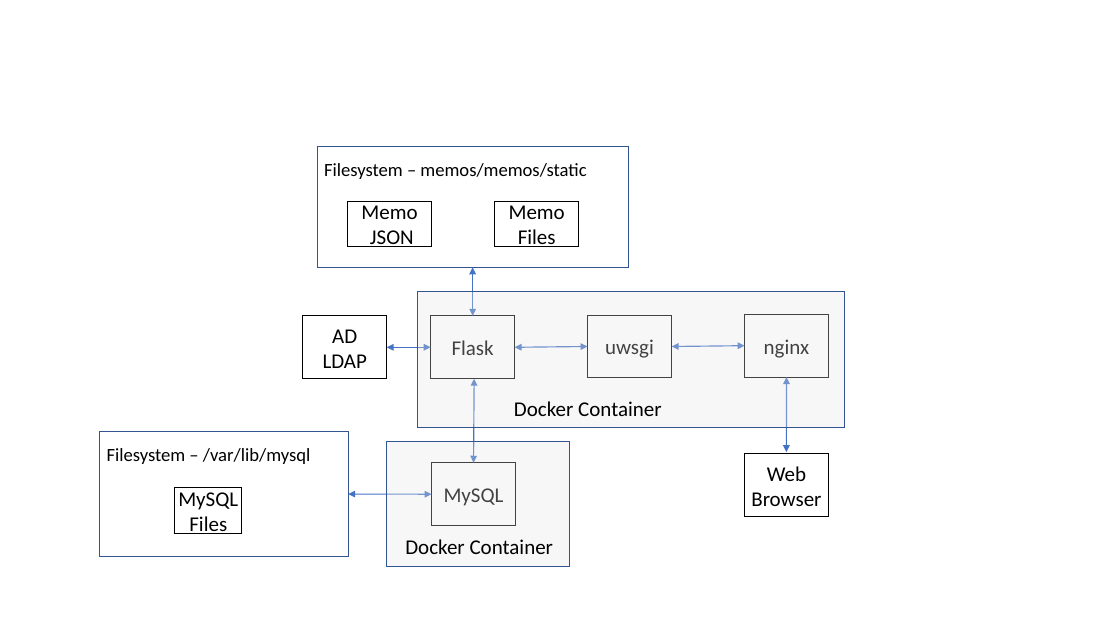
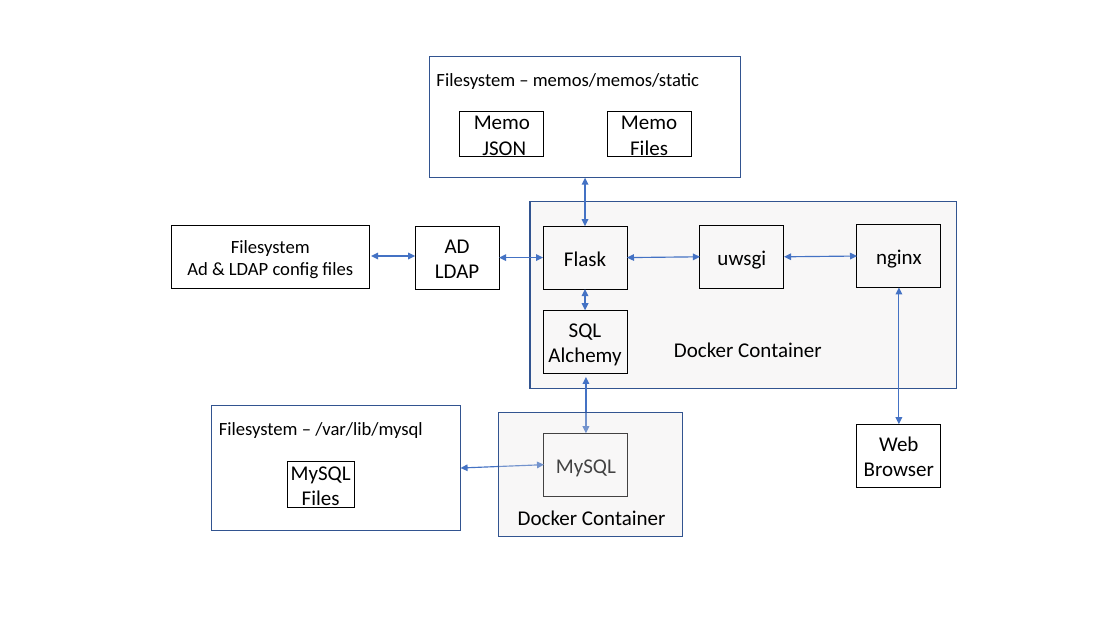
Before and after one commit to iotexpert/memosystem, a slide deck: slide 2 of drawings.pptx (slide 1 before the commit). Drawn at 1120x630 pixels with LibreOffice and Linux fonts; fonts in the diff are those of the drawing. Boxes give left, top, right and bottom in pixels: in the first picture for what was removed or moved away, otherwise in the second. Text is boxed around its words. In the diff, an @@ line names an element or a change of style, - is before the commit and + after.

```diff
--- a/drawings.pptx
+++ b/drawings.pptx
@@ 4 rectangles, 3 double arrows, 1 text: place and size @@
-4 rectangles, 3 double arrows, 1 text at bbox=[302, 163, 828, 379]
+4 rectangles, 3 double arrows, 1 text at bbox=[415, 73, 941, 289]
@@ rectangle: place and size @@
-rectangle at bbox=[418, 292, 844, 428]
+rectangle at bbox=[530, 202, 957, 388]
@@ 3 rectangles, 1 double arrow: place and size @@
-3 rectangles, 1 double arrow at bbox=[318, 147, 744, 346]
+3 rectangles, 1 double arrow at bbox=[429, 57, 857, 257]
@@ group added at bbox=[171, 226, 628, 373]: 2 rectangles, 2 double arrows @@
+Filesystem
+Ad & LDAP config files
+SQL
+Alchemy
@@ double arrow moved from (786, 452) - (786, 377) to (899, 424) - (899, 287) @@
@@ text "Docker Container": place and size @@
-text "Docker Container" at bbox=[514, 401, 661, 416]
+text "Docker Container" at bbox=[674, 342, 821, 357]
@@ double arrow moved from (474, 463) - (474, 379) to (586, 434) - (586, 377) @@
@@ text "Filesystem – /var/lib/mysql": place and size @@
-text "Filesystem – /var/lib/mysql" at bbox=[107, 448, 310, 464]
+text "Filesystem – /var/lib/mysql" at bbox=[219, 422, 422, 438]
@@ rectangle: place and size @@
-rectangle at bbox=[99, 432, 348, 556]
+rectangle at bbox=[212, 406, 460, 530]
@@ 2 rectangles, 1 text: place and size @@
-2 rectangles, 1 text at bbox=[386, 442, 828, 566]
+2 rectangles, 1 text at bbox=[499, 413, 941, 537]
@@ rectangle "MySQL": place and size @@
-rectangle "MySQL" at bbox=[432, 463, 516, 526]
+rectangle "MySQL" at bbox=[544, 434, 628, 497]
@@ rectangle "MySQL": place and size @@
-rectangle "MySQL" at bbox=[175, 487, 242, 534]
+rectangle "MySQL" at bbox=[287, 461, 355, 507]
@@ double arrow moved from (432, 494) - (349, 494) to (544, 465) - (460, 468) @@
```
Also in this commit, not shown: 1 slide added, 3 other files.
